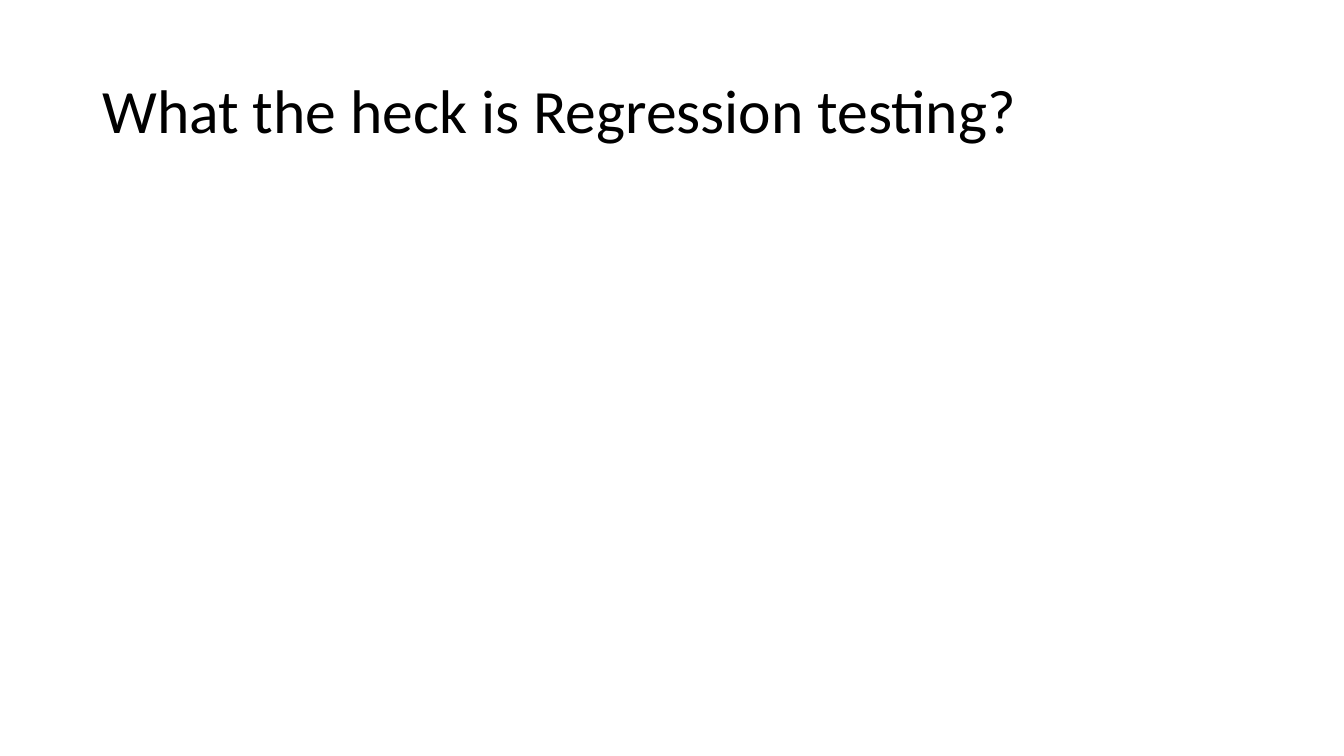
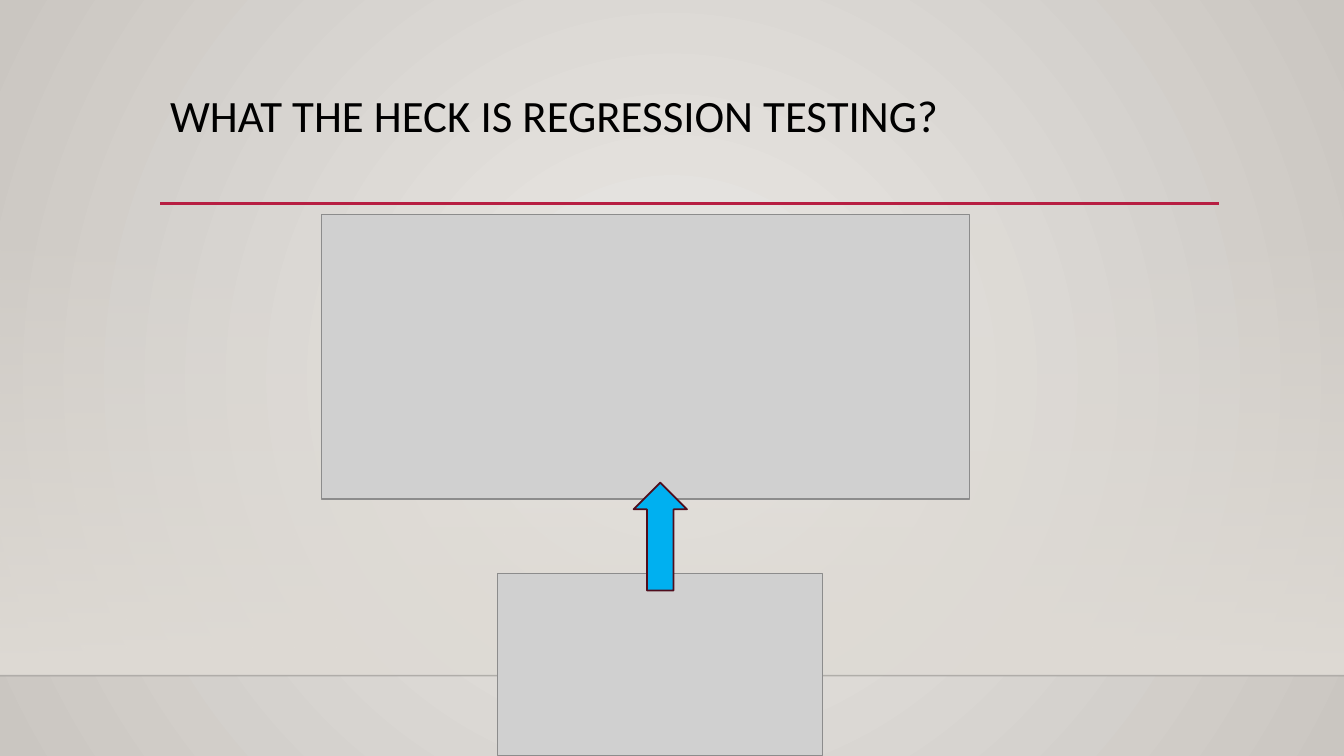
Before and after one commit to hdelreal/CypressTutorial, a slide deck: slide 18 of QA Automation.pptx (slide 13 before the commit). Drawn at 1344x756 pixels with LibreOffice and Linux fonts; fonts in the diff are those of the drawing; grey boxes stand for pictures; background and template pictures are left out. Boxes give left, top, right and bottom in pixels: in the first picture for what was removed or moved away, otherwise in the second. Text is boxed around its words. In the diff, an @@ line names an element or a change of style, - is before the commit and + after.

```diff
--- a/QA Automation.pptx
+++ b/QA Automation.pptx
@@ background #FFFFFF to gradient #ECEAE7 to #CAC7C1 @@
@@ title "WHAT THE HECK IS REGRESSION ..." at box(170, 101, 938, 133): vertical alignment middle to top @@
@@ title at box(170, 101, 938, 133): text changed; size 44 to 32 pt @@
-What the heck is Regression testing?
+WHAT THE HECK IS REGRESSION TESTING?
@@ line added from (160, 204) to (1220, 204), #B71E42 2.5 pt @@
@@ rectangle added at box(0, 223, 1344, 676), fill gradient #DFDBD5 @@
@@ picture added at box(322, 215, 970, 499) @@
@@ up arrow added at box(634, 483, 688, 591), fill #00B0F0, outline #500D1D 1.25 pt @@
@@ picture added at box(498, 574, 823, 756) @@
@@ line added from (0, 676) to (1344, 676), #000001 1 pt @@
```
Also in this commit, not shown: 9 other slides changed, 14 slides added, 9 slides removed.
